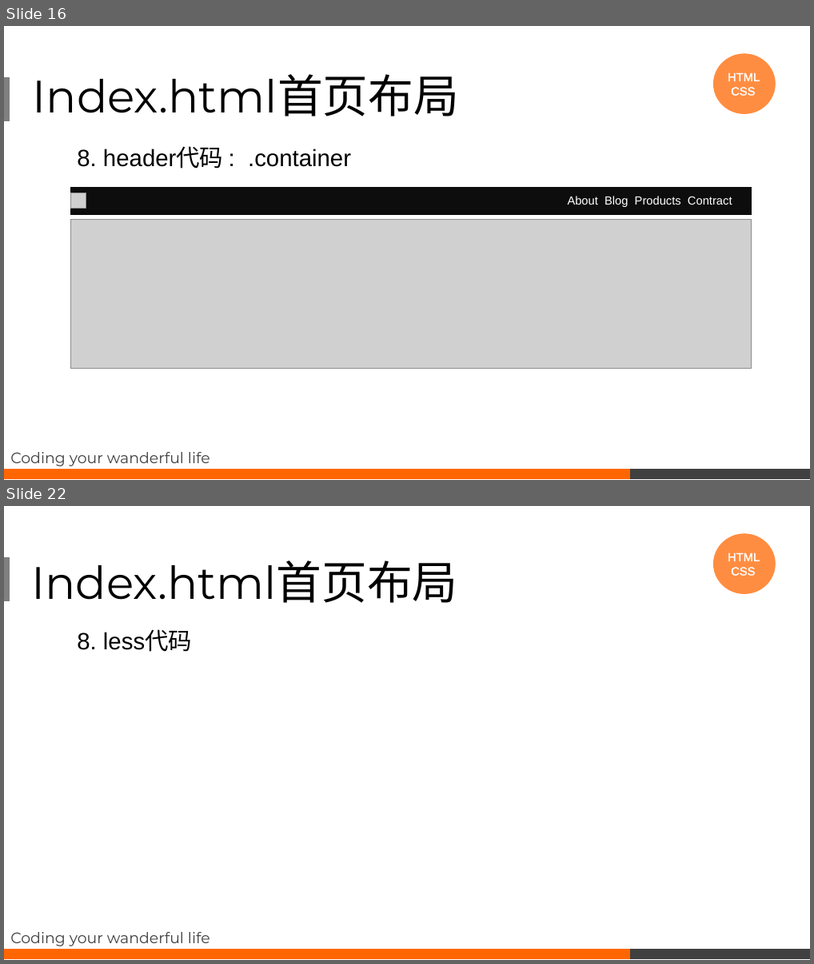
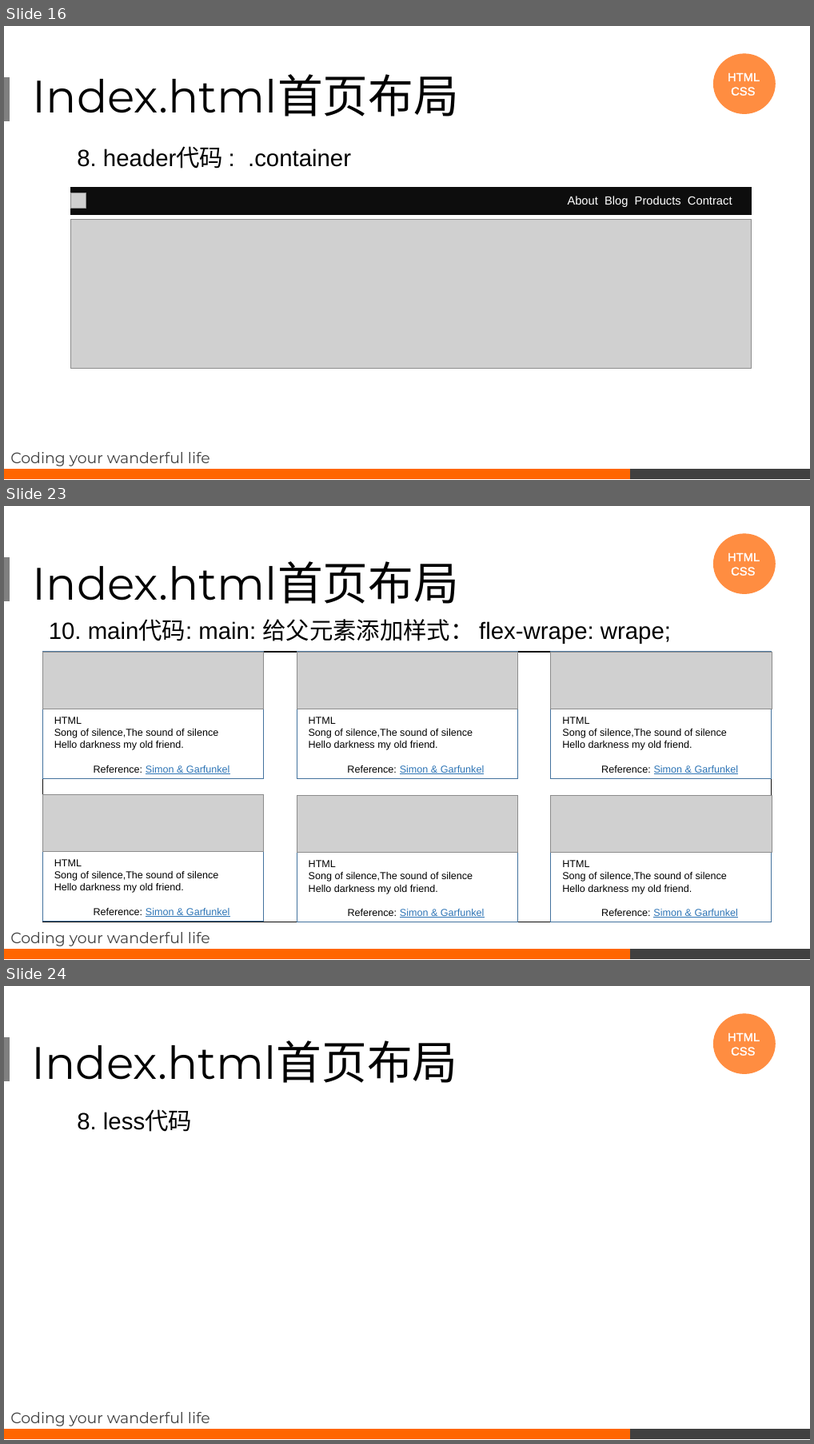
Before and after one commit to noip-algorithms/express-element-master, a slide deck: course/项目分析课程.pptx. Shown one above the other, each under a label of ours: slides 16 and 22 before the commit, slides 16, 23 and 24 after it; the slides between them are not shown. The pictures are 814x964 and 814x1444 pixels, drawn with LibreOffice and Linux fonts; fonts in the diff are those of the drawing; grey boxes stand for pictures. Boxes give left, top, right and bottom in pixels: in the first picture for what was removed or moved away, otherwise in the second. Text is boxed around its words. In the diff, an @@ line names an element or a change of style, - is before the commit and + after.

```diff
--- a/course/项目分析课程.pptx
+++ b/course/项目分析课程.pptx
@@ slide 23 added at (4,506,810,960), background #FFFFFF @@
@@ ellipse added at (714,534,776,594), fill #FF8D41, outline #FF8D41 1 pt @@
@@ text added at (728,552,760,576), 14 pt, text #FFFFFF @@
+HTML
+CSS
@@ rectangle added at (4,557,10,600), fill #808080, outline #808080 1 pt @@
@@ title added at (33,561,459,604), 54 pt, text #000000 @@
+Index.html首页布局
@@ text added at (49,619,671,644), 28 pt, text #000000 @@
+10. main代码: main: 给父元素添加样式： flex-wrape: wrape;
@@ group added at (42,652,772,922): 7 rectangles, 6 pictures, 6 texts @@
+HTML
+Song of silence,The sound of silence
+Hello darkness my old friend.
+Reference: Simon & Garfunkel
+HTML
+Song of silence,The sound of silence
+Hello darkness my old friend.
+Reference: Simon & Garfunkel
+HTML
+Song of silence,The sound of silence
+Hello darkness my old friend.
+Reference: Simon & Garfunkel
+HTML
+Song of silence,The sound of silence
+Hello darkness my old friend.
+Reference: Simon & Garfunkel
+HTML
+Song of silence,The sound of silence
+Hello darkness my old friend.
+Reference: Simon & Garfunkel
+HTML
+Song of silence,The sound of silence
+Hello darkness my old friend.
+Reference: Simon & Garfunkel
@@ subtitle added at (10,932,210,946), 18 pt, text #404040 @@
+Coding your wanderful life
@@ rectangle added at (4,949,630,959), fill #FF6600, outline #FF6600 1 pt @@
@@ rectangle added at (631,949,810,959), fill #404040, outline #404040 1 pt @@
@@ what was slide 22 is now slide 24 @@
```
Also in this commit, not shown: 3 slides changed, 1 other slide added, 49 other files.
